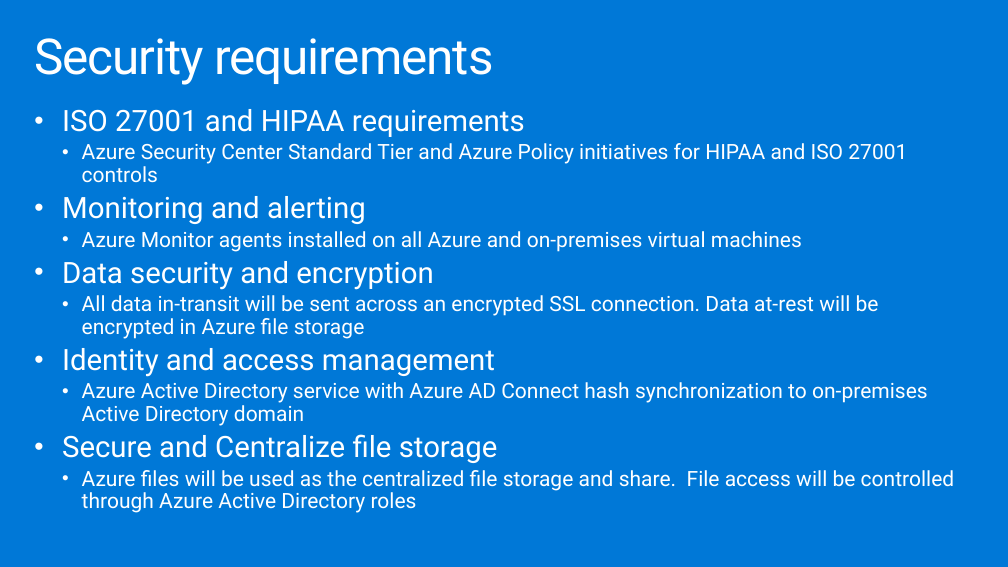
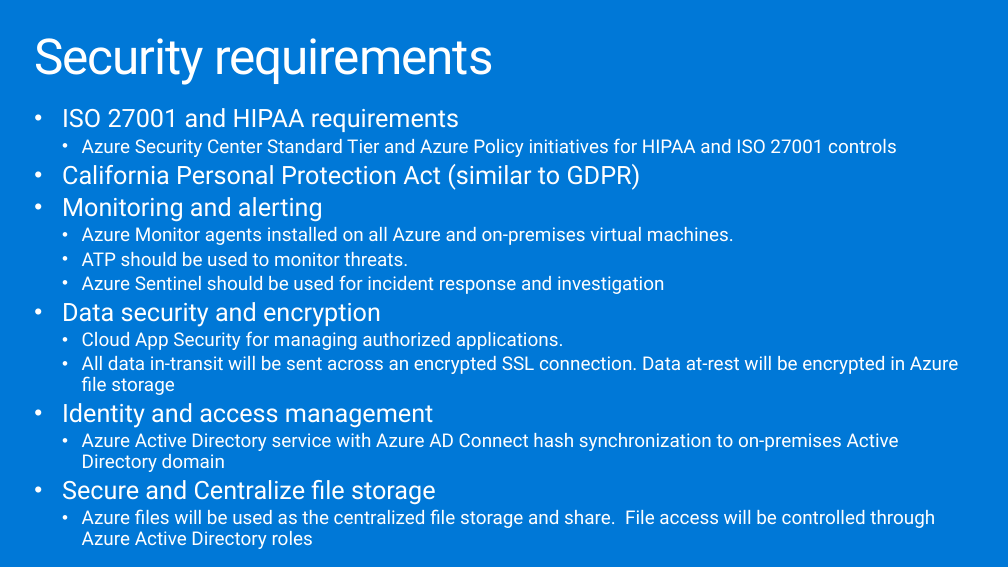
Before and after one commit to dwnatwick/MCW-Windows-Virtual-Desktop, a slide deck: slide 24 of Whiteboard-design-session/WDS trainer presentation - Windows Virtual Desktop.pptx (slide 23 before the commit). Drawn at 1008x567 pixels with LibreOffice and Linux fonts; fonts in the diff are those of the drawing. Boxes give left, top, right and bottom in pixels: in the first picture for what was removed or moved away, otherwise in the second. Text is boxed around its words. In the diff, an @@ line names an element or a change of style, - is before the commit and + after.

```diff
--- a/Whiteboard-design-session/WDS trainer presentation - Windows Virtual Desktop.pptx
+++ b/Whiteboard-design-session/WDS trainer presentation - Windows Virtual Desktop.pptx
@@ text at box(62, 108, 958, 549): size 28 to 24 pt in "ISO 27001 and HIPAA requirements", "Monitoring and alerting", "Data security and encryption", "Identity and access management" and 1 more places; size 20 to 18 pt in "Azure Security Center Standard Tier and Azure ...", "All data in-transit will be sent across ...", "Azure Active Directory service with Azure AD ...", "Azure files will be used as the ..." @@
@@ text at box(62, 164, 641, 190): paragraph added @@
+• California Personal Protection Act (similar to GDPR)
@@ text at box(82, 226, 734, 294): text changed; size 20 to 18 pt @@
-  • Azure Monitor agents installed on all Azure and on-premises virtual machines
+  • Azure Monitor agents installed on all Azure and on-premises virtual machines.
+  • ATP should be used to monitor threats.
+  • Azure Sentinel should be used for incident response and investigation
@@ text at box(82, 331, 564, 350): paragraph added @@
+  • Cloud App Security for managing authorized applications.
```
Also in this commit, not shown: 10 other slides changed, 1 slide added, 2 other files.
